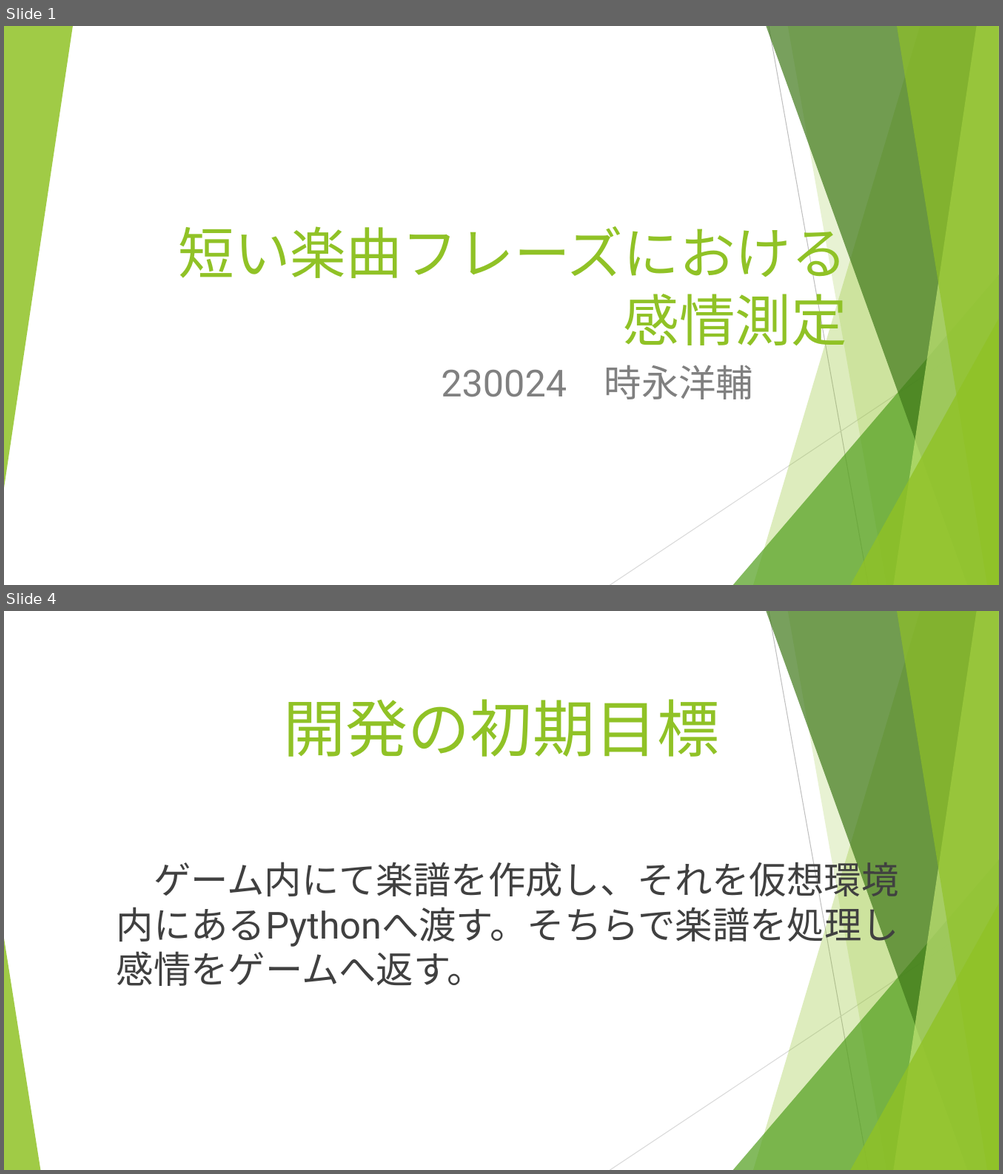
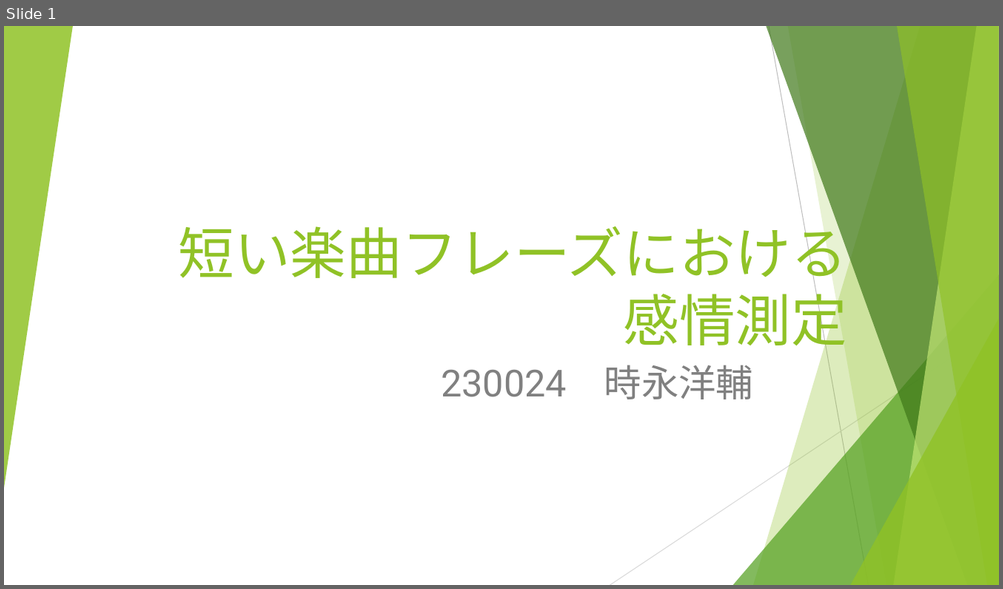
Before and after one commit to and12cant-ctrl/Music_Map_Exp, a slide deck: 発表用/発表用スライド.pptx. Shown one above the other, each under a label of ours: slides 1 and 4 before the commit, slide 1 after it; the slides between them are not shown. The pictures are 1003x1174 and 1003x589 pixels, drawn with LibreOffice and Linux fonts; fonts in the diff are those of the drawing. Boxes give left, top, right and bottom in pixels: in the first picture for what was removed or moved away, otherwise in the second. Text is boxed around its words. In the diff, an @@ line names an element or a change of style, - is before the commit and + after.

```diff
--- a/発表用/発表用スライド.pptx
+++ b/発表用/発表用スライド.pptx
@@ slide 4 removed at (x1=4, y1=611, x2=999, y2=1170), background #FFFFFF; not listed: 9 template elements that a slide beside it also shows @@
@@ title removed at (x1=284, y1=699, x2=719, y2=757) @@
-開発の初期目標
@@ text removed at (x1=116, y1=856, x2=899, y2=986) @@
-ゲーム内にて楽譜を作成し、それを仮想環境内にあるPythonへ渡す。そちらで楽譜を処理し感情をゲームへ返す。
@@ triangle removed at (x1=4, y1=939, x2=40, y2=1170) @@
```
Also in this commit, not shown: 4 slides changed, 9 slides added, 4 other slides removed, 2 other files.
